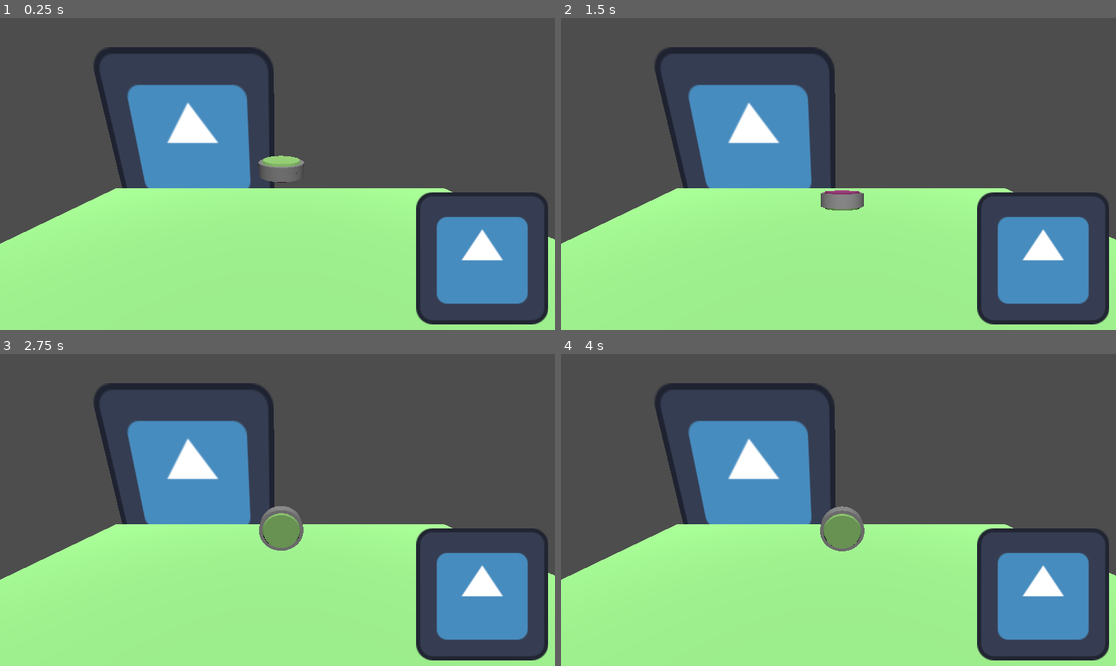
Above: before the commit, frames 1-4 (two rows, left to right).
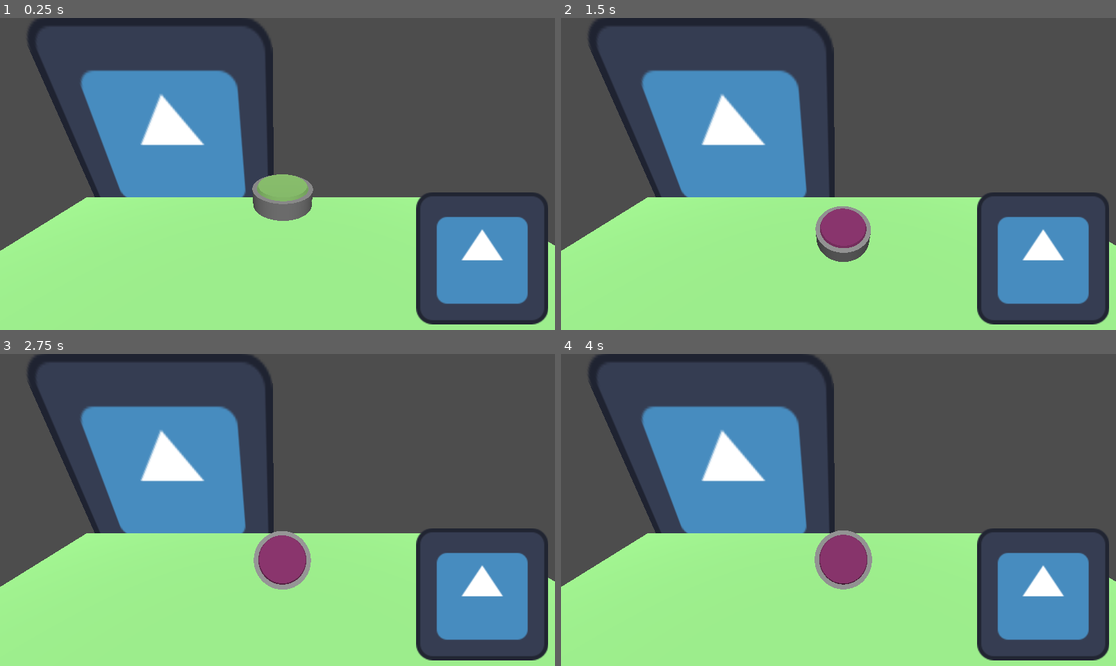
Above: after the commit, the same moments.

Repository: Ramongpou/CoinGame
Game: Godot game, scene res://Scenes/main_game.tscn
The game is run twice, just before and just after one commit, with the same random seed, the same clock (stepped at 60 frames per second) and the same inputs. The engine's default icon, where the game draws it, is replaced by a stand-in: a white triangle on a blue panel in a dark square.
Inputs (mouse positions are in pixels of both pictures, inside the frame that each line leads up to):
- Up to frame 1 (0.25 s): no input
- Up to frame 2 (1.5 s): move the mouse to (960, 158) at 0.52 s; click (960, 158) at 0.67 s; move the mouse to (727, 189) at 1.27 s; click (727, 189) at 1.42 s
- Up to frame 3 (2.75 s): move the mouse to (333, 441) at 2.02 s; click (333, 441) at 2.17 s
- Up to frame 4 (4 s): tap Enter at 2.75 s; move the mouse to (810, 572) at 2.77 s; click (810, 572) at 2.92 s; tap Space at 3.5 s; move the mouse to (1005, 556) at 3.52 s; click (1005, 556) at 3.67 s

The runs differ from the first frame. In frame 1, 11% of the frame differs, in the area x 0-100%, y 0-75%; in frame 2, 12%; in frame 3, 12%, in the area x 0-100%, y 0-76%; in frame 4, 12%.

Commit message:
change coin color

Diff:
--- a/Scenes/Coin.tscn
+++ b/Scenes/Coin.tscn
@@ -27,6 +27,23 @@
 "update": 0,
 "values": [Vector3(0, 0, 0), Vector3(3.14159, 0, 0), Vector3(6.28319, 0, 0)]
 }
+tracks/1/type = "method"
+tracks/1/imported = false
+tracks/1/enabled = true
+tracks/1/path = NodePath(".")
+tracks/1/interp = 1
+tracks/1/loop_wrap = true
+tracks/1/keys = {
+"times": PackedFloat32Array(0.5, 1),
+"transitions": PackedFloat32Array(1, 1),
+"values": [{
+"args": [],
+"method": &"get_random_color_Heads"
+}, {
+"args": [],
+"method": &"get_random_color_Tails"
+}]
+}
 
 [sub_resource type="Animation" id="Animation_jc0jb"]
 length = 0.001
@@ -54,7 +71,7 @@
 height = 0.2
 
 [node name="Coin" type="RigidBody3D"]
-transform = Transform3D(1, 0, 0, 0, -1, 8.74228e-08, 0, -8.74228e-08, -1, 0, 0, 0)
+transform = Transform3D(1, 0, 0, 0, -1, -2.53518e-06, 0, 2.53518e-06, -1, 0, 0, 0)
 mass = 0.2
 gravity_scale = 0.2
 script = ExtResource("1_5xper")
@@ -80,10 +97,10 @@
 [node name="Tails" type="MeshInstance3D" parent="."]
 transform = Transform3D(-1, -8.74228e-08, 0, 8.74228e-08, -1, 0, 0, 0, 1, 0, -0.1, 0)
 mesh = SubResource("CylinderMesh_6aigm")
-skeleton = NodePath("../Head")
+skeleton = NodePath("../Heads")
 surface_material_override/0 = ExtResource("2_7850h")
 
-[node name="Head" type="MeshInstance3D" parent="."]
+[node name="Heads" type="MeshInstance3D" parent="."]
 transform = Transform3D(1, 0, 0, 0, 1, 0, 0, 0, 1, 0, 0.0906168, -1.58439e-08)
 mesh = SubResource("CylinderMesh_6aigm")
 surface_material_override/0 = ExtResource("3_drrsa")
--- a/Scenes/main_game.tscn
+++ b/Scenes/main_game.tscn
@@ -37,7 +37,7 @@
 [node name="MainGame" type="Node3D"]
 
 [node name="Camera3D" type="Camera3D" parent="."]
-transform = Transform3D(1, 0, 0, 0, 0.955144, 0.296142, 0, -0.296142, 0.955144, -0.0845034, 2.42298, 4.37407)
+transform = Transform3D(1, 0, 0, 0, 0.905909, 0.423473, 0, -0.423473, 0.905909, -0.0845034, 2.97644, 2.96604)
 
 [node name="DirectionalLight3D" type="DirectionalLight3D" parent="."]
 transform = Transform3D(1, 0, 0, 0, 0.515621, 0.856817, 0, -0.856817, 0.515621, -2.16726, 0, 0)
@@ -53,7 +53,8 @@
 shape = SubResource("BoxShape3D_apvu0")
 
 [node name="Coin" parent="." instance=ExtResource("1_hqeiw")]
-transform = Transform3D(1, 0, 0, 0, -1, 8.74228e-08, 0, -8.74228e-08, -1, 0, 1.25305, 0)
+transform = Transform3D(1.5, 0, 0, 0, -1.5, -3.80277e-06, 0, 3.80277e-06, -1.5, 0, 1.25305, 0)
+Colors = [Color(1, 0, 0, 1), Color(0, 1, 0, 1), Color(0, 0, 1, 1), Color(1, 0, 0.764706, 1)]
 
 [node name="Control" type="Control" parent="."]
 layout_mode = 3
--- a/Scripts/Coin.gd
+++ b/Scripts/Coin.gd
@@ -2,15 +2,22 @@
 
 @onready var ClickTimer : Timer = $"ClickTimer"
 @onready var Animator : AnimationPlayer = $"AnimationPlayer"
+@onready var Heads : MeshInstance3D = $"Heads"
+@onready var Tails : MeshInstance3D = $"Tails"
+
+@export var Colors : Array
+
 var CanClick : bool
 var force : float = 1
 var StartPosition : Vector3
+
 
 
 # Called when the node enters the scene tree for the first time.
 func _ready():
 	StartPosition = position
 	CanClick = true
+	print("Size: ", Colors.size())
 	pass # Replace with function body.
 
 
@@ -46,3 +53,12 @@
 func _on_click_timer_timeout():
 	CanClick = true
 	pass # Replace with function body.
+
+func get_random_color_Heads():
+	var c1 : int = randi_range(0,Colors.size() -1 )
+	print("C1: " , c1)
+	Heads.get_surface_override_material(0).albedo_color = Colors[c1]
+
+func get_random_color_Tails():
+	var c1 : int = randi_range(0,Colors.size() - 1)
+	Tails.get_surface_override_material(0).albedo_color  = Colors[c1]
